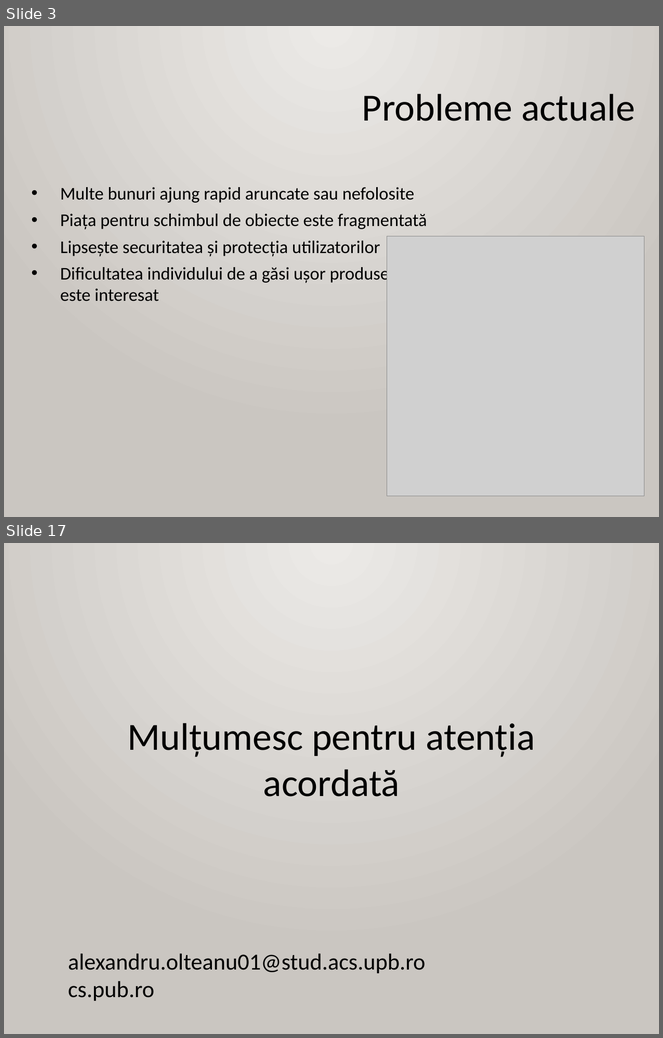
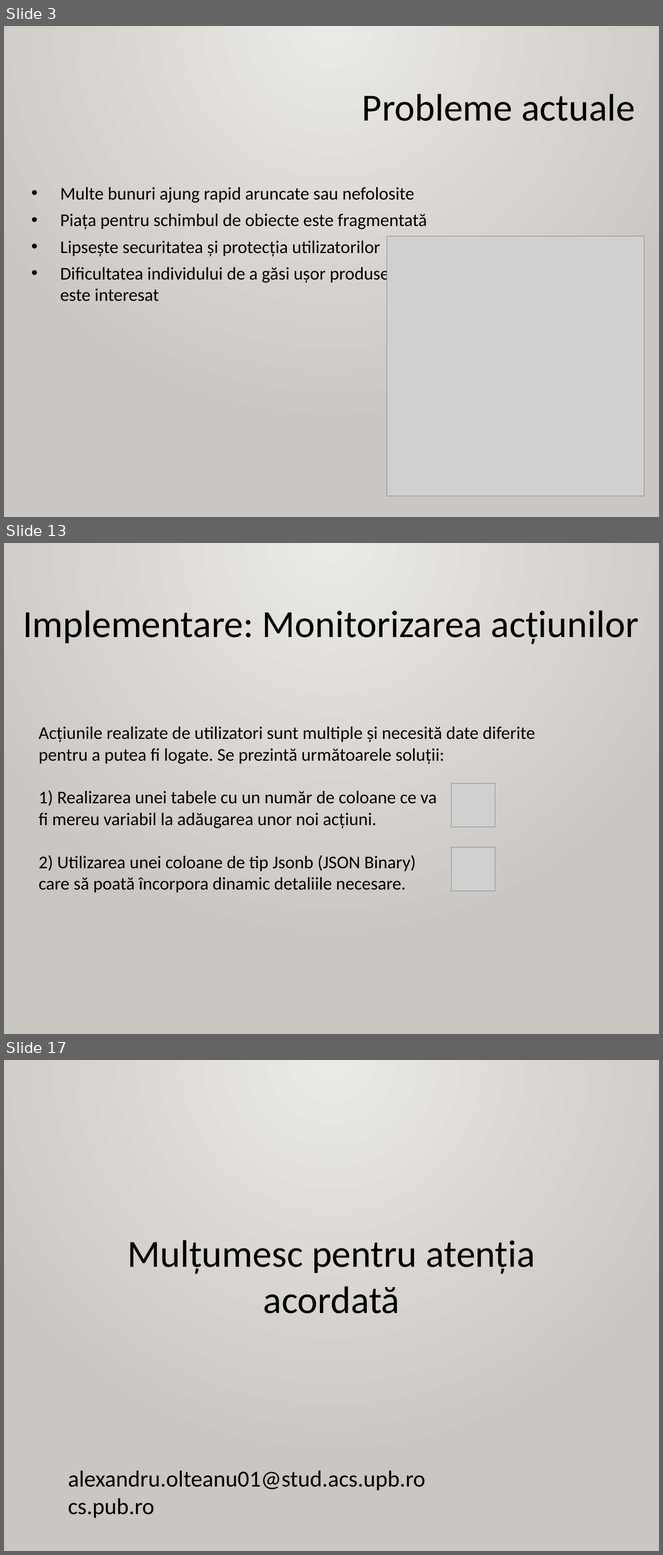
Before and after one commit to AlexandruOlteanu/SwapIt, a slide deck: files/documentation/presentation/Final_Presentation_Alexandru_Olteanu.pptx. Shown one above the other, each under a label of ours: slides 3 and 17 before the commit, slides 3, 13 and 17 after it; the slides between them are not shown. The pictures are 663x1038 and 663x1555 pixels, drawn with LibreOffice and Linux fonts; fonts in the diff are those of the drawing; grey boxes stand for pictures. Boxes give left, top, right and bottom in pixels: in the first picture for what was removed or moved away, otherwise in the second. Text is boxed around its words. In the diff, an @@ line names an element or a change of style, - is before the commit and + after.

```diff
--- a/files/documentation/presentation/Final_Presentation_Alexandru_Olteanu.pptx
+++ b/files/documentation/presentation/Final_Presentation_Alexandru_Olteanu.pptx
@@ slide 13 added at [4,543,659,1034], background gradient #ECEAE7 to #CAC7C1 @@
@@ text added at [23,610,639,644], 60 pt, text #000000 @@
+Implementare: Monitorizarea acțiunilor
@@ text added at [39,727,535,893], 28 pt, text #000000 @@
+Acțiunile realizate de utilizatori sunt multiple și necesită date diferite pentru a putea fi logate. Se prezintă următoarele soluții:
+1) Realizarea unei tabele cu un număr de coloane ce va
+fi mereu variabil la adăugarea unor noi acțiuni.
+2) Utilizarea unei coloane de tip Jsonb (JSON Binary)
+care să poată încorpora dinamic detaliile necesare.
@@ picture added at [451,784,495,827] @@
@@ picture added at [451,848,495,891] @@
```
Also in this commit, not shown: 12 slides changed, 1 slide removed.
